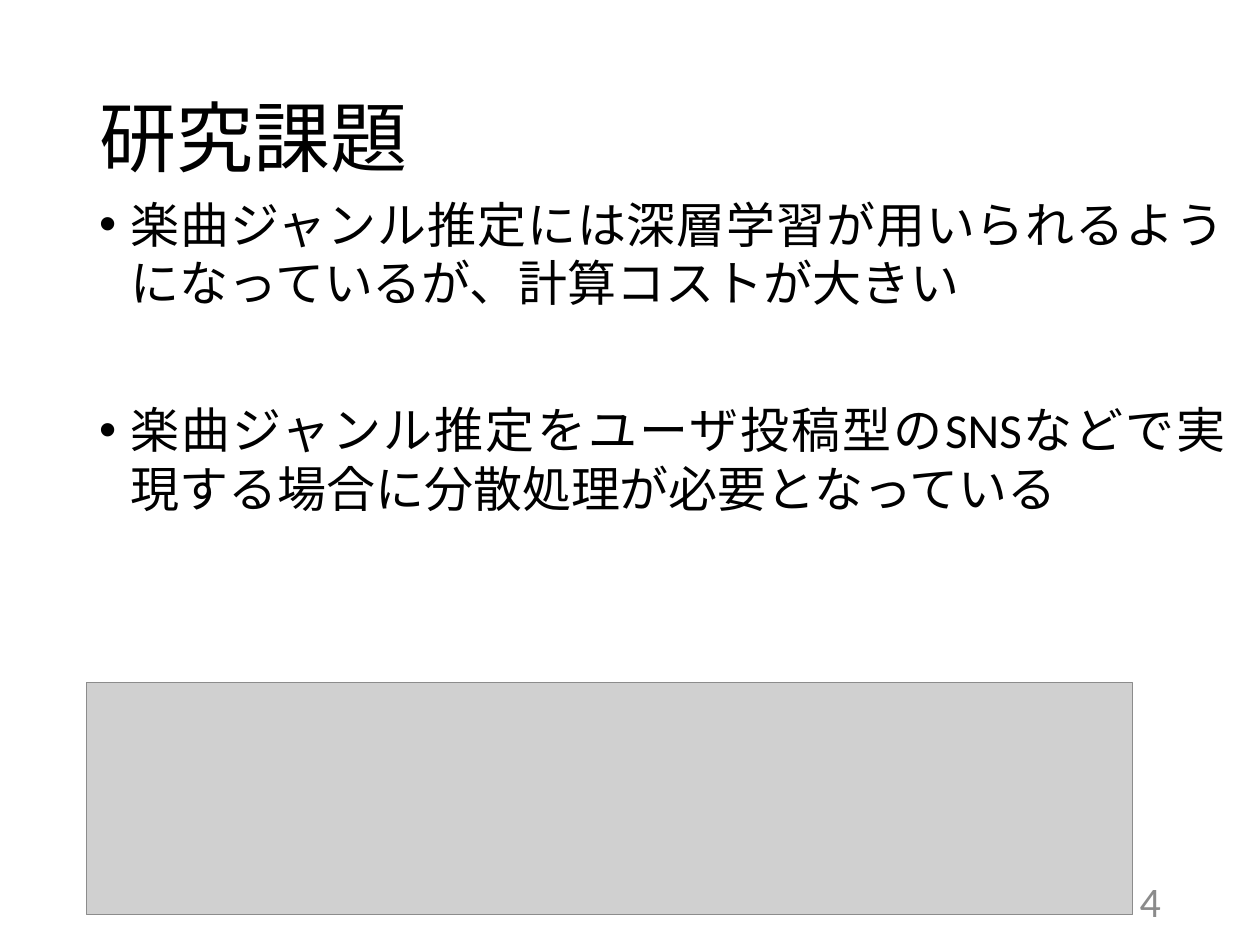
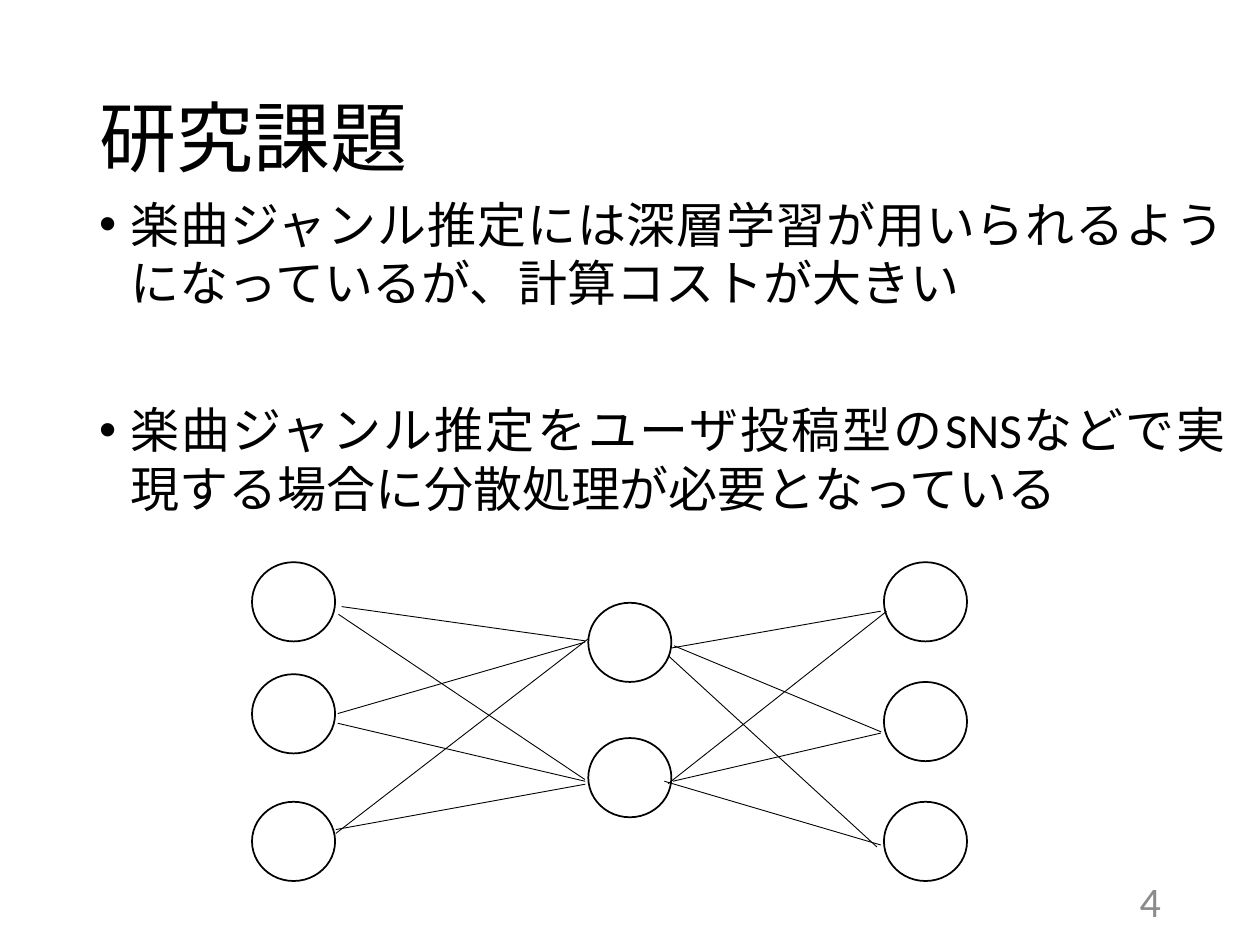
Before and after one commit to kait-takanolab/1821144-yoshii-thesis, a slide deck: slide 4 of 発表用スライド/1821144_卒研発表.pptx. Drawn at 1260x945 pixels with LibreOffice and Linux fonts; fonts in the diff are those of the drawing; grey boxes stand for pictures. Boxes give left, top, right and bottom in pixels: in the first picture for what was removed or moved away, otherwise in the second. Text is boxed around its words. In the diff, an @@ line names an element or a change of style, - is before the commit and + after.

```diff
--- a/発表用スライド/1821144_卒研発表.pptx
+++ b/発表用スライド/1821144_卒研発表.pptx
@@ ellipse added at bbox=[252, 562, 335, 641], fill #FFFFFF, outline #000000 1 pt @@
@@ ellipse added at bbox=[885, 562, 968, 641], fill #FFFFFF, outline #000000 1 pt @@
@@ line added from (585, 780) to (339, 615), #000000 0.5 pt @@
@@ line added from (341, 606) to (586, 641), #000000 0.5 pt @@
@@ ellipse added at bbox=[588, 602, 672, 682], fill #FFFFFF, outline #000000 1 pt @@
@@ line added from (668, 784) to (887, 611), #000000 0.5 pt @@
@@ line added from (672, 648) to (881, 611), #000000 0.5 pt @@
@@ line added from (336, 833) to (588, 639), #000000 0.5 pt @@
@@ line added from (338, 713) to (585, 643), #000000 0.5 pt @@
@@ line added from (668, 655) to (877, 847), #000000 0.5 pt @@
@@ line added from (674, 646) to (881, 732), #000000 0.5 pt @@
@@ picture removed at bbox=[87, 683, 1133, 915] @@
@@ ellipse added at bbox=[252, 674, 335, 753], fill #FFFFFF, outline #000000 1 pt @@
@@ ellipse added at bbox=[885, 682, 968, 761], fill #FFFFFF, outline #000000 1 pt @@
@@ line added from (338, 723) to (585, 781), #000000 0.5 pt @@
@@ ellipse added at bbox=[588, 738, 672, 818], fill #FFFFFF, outline #000000 1 pt @@
@@ line added from (673, 781) to (881, 733), #000000 0.5 pt @@
@@ ellipse added at bbox=[252, 801, 335, 881], fill #FFFFFF, outline #000000 1 pt @@
@@ line added from (336, 829) to (586, 784), #000000 0.5 pt @@
@@ line added from (664, 781) to (881, 845), #000000 0.5 pt @@
@@ ellipse added at bbox=[885, 801, 968, 881], fill #FFFFFF, outline #000000 1 pt @@
```
Also in this commit, not shown: 11 other slides changed, 2 slides added, 3 slides removed, 1 other file.
